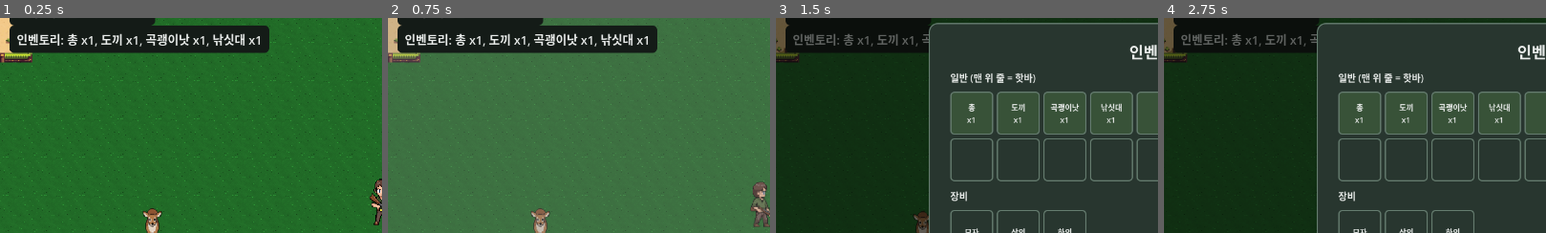
Above: before the commit, frames 1-4 (left to right).
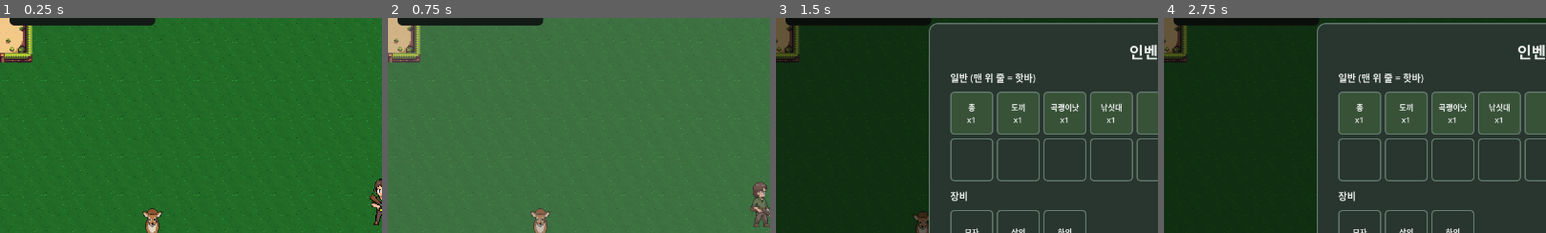
Above: after the commit, the same moments.

Repository: kimtuna/life_game
Game: Godot game, scene res://scenes/world/world.tscn
Two runs of this game, one before a commit and one after it. Both use one fixed random seed, a clock stepped at 60 frames per second and the inputs below. This scene is started directly instead of the project's main scene.
Inputs (mouse positions are % of the whole screen's width and height, from its top left):
- Up to frame 1 (0.25 s): no input
- Up to frame 2 (0.75 s): click "방 표시" at 0.5 s
- Up to frame 3 (1.5 s): tap Enter at 1.25 s; move the mouse to (72, 45) at 1.27 s; hold D from 1.28 s (still down); tap E at 1.35 s; click (72, 45) at 1.42 s
- Up to frame 4 (2.75 s): release D at 2 s; drag from (30, 55) to (45, 70) at 2.02 s
The pictures show only the part of the screen within x 0-50%, y 7-57%; the shares and areas given below are measured in that part.

The runs differ from the first frame. In frame 1, 8.7% of the frame differs, in the area x 2-71%, y 3-17%; in frame 2, 8.7%; in frame 3, 4.3%; in frame 4, 4.3%.

Commit message:
[INBOX #127] 왼쪽 위 HUD 정리 — AmmoPanel은 총을 들었을 때만 표시, InventoryPanel 완전 제거
플레이어가 총을 들 때만 탄약 패널이 보이게 하고, E키 인벤토리 창과 중복되는 상시 인벤토리 요약 패널을 삭제했다.

## 스스로 판단해서 고친 부분
- 없음 — 지시 그대로, 기존 `_select_hotbar()`(손에 든 도구가 바뀌는 모든 경로가 이미 수렴하는 단일 함수)에 가시성 토글 한 줄만 추가해서 별도 신호 연결 없이 해결했다.

## 지시받지 않았지만 추가한 개선
- 없음.

## 어려움 / 에러와 해결
- 없음 — 기존 결정 로그가 이미 정리해둔 QA 부팅 패턴(inbox126_check.gd)과 "헤드리스 대신 실제 렌더러로 스크린샷" 규칙을 그대로 재사용해서 매끄럽게 검증했다.

Diff:
--- /dev/null
+++ b/game/qa/inbox127_check.gd
@@ -0,0 +1,97 @@
+extends Node
+## INBOX #127 확인용 — AmmoPanel이 총을 들었을 때만 보이고 다른 도구/빈손이면
+## 숨겨지는지, InventoryPanel이 완전히 제거됐는지, 남은 HUD 레이아웃이 깨지지
+## 않았는지 스크린샷으로 확인한다. inbox126_check.gd와 같은 부팅 패턴 재사용.
+
+const OUT_DIR := "/tmp/qa127"
+
+
+func _ready() -> void:
+	DirAccess.make_dir_recursive_absolute(OUT_DIR)
+	await get_tree().process_frame
+	await get_tree().process_frame
+	await get_tree().process_frame
+	await _boot_to_world()
+	await get_tree().process_frame
+	await get_tree().process_frame
+	await get_tree().process_frame
+	await _run_checks()
+
+
+func _boot_to_world() -> void:
+	get_tree().current_scene._on_play_pressed()
+	await get_tree().process_frame
+	await get_tree().process_frame
+	get_tree().current_scene._on_slot_pressed(0)
+	await get_tree().process_frame
+	await get_tree().process_frame
+	if get_tree().current_scene.has_method("_on_confirm_pressed"):
+		get_tree().current_scene._on_confirm_pressed()
+		await get_tree().process_frame
+		await get_tree().process_frame
+		await get_tree().process_frame
+	get_tree().current_scene._on_single_player_pressed()
+	await get_tree().process_frame
+	await get_tree().process_frame
+	await get_tree().process_frame
+
+
+func _fail(msg: String) -> void:
+	print("QA_INBOX127_CHECK_FAIL: ", msg)
+	get_tree().quit()
+
+
+func _run_checks() -> void:
+	var world := get_tree().current_scene
+	world.set_physics_process(false)
+	world.set_process(false)
+
+	# 1) InventoryPanel 노드 자체가 완전히 없어졌는지 확인.
+	if world.has_node("UI/HUD/InventoryPanel"):
+		_fail("UI/HUD/InventoryPanel 노드가 아직 남아 있음")
+		return
+
+	# 2) 월드 진입 직후(슬롯0=총이 기본 지급되어 자동 선택됨)에는 AmmoPanel이 보여야 한다.
+	if not world.ammo_panel.visible:
+		_fail("총을 든 시작 상태인데 ammo_panel이 안 보임")
+		return
+	await get_tree().process_frame
+	await RenderingServer.frame_post_draw
+	var img_gun := get_viewport().get_texture().get_image()
+	img_gun.save_png("%s/00_gun_held_ammo_visible.png" % OUT_DIR)
+
+	# 3) 도끼(핫바 2번, index 1)로 바꾸면 AmmoPanel이 숨겨져야 한다.
+	world._select_hotbar(1)
+	await get_tree().process_frame
+	if world.ammo_panel.visible:
+		_fail("도끼를 들었는데 ammo_panel이 계속 보임")
+		return
+	await RenderingServer.frame_post_draw
+	var img_axe := get_viewport().get_texture().get_image()
+	img_axe.save_png("%s/01_axe_held_ammo_hidden.png" % OUT_DIR)
+
+	# 4) 빈 슬롯(index 8, 아무 도구도 없는 핫바 끝칸)을 선택하면 빈손 상태 — 역시 숨겨져야 한다.
+	world._select_hotbar(8)
+	await get_tree().process_frame
+	if world.ammo_panel.visible:
+		_fail("빈손 상태인데 ammo_panel이 계속 보임")
+		return
+	if world._held_tool != "":
+		_fail("index 8 슬롯이 비어있지 않음 — 테스트 가정이 깨짐(held_tool=%s)" % world._held_tool)
+		return
+	await RenderingServer.frame_post_draw
+	var img_empty := get_viewport().get_texture().get_image()
+	img_empty.save_png("%s/02_empty_hand_ammo_hidden.png" % OUT_DIR)
+
+	# 5) 다시 총으로 돌아오면 재표시돼야 한다.
+	world._select_hotbar(0)
+	await get_tree().process_frame
+	if not world.ammo_panel.visible:
+		_fail("다시 총을 들었는데 ammo_panel이 안 보임")
+		return
+	await RenderingServer.frame_post_draw
+	var img_back := get_viewport().get_texture().get_image()
+	img_back.save_png("%s/03_gun_again_ammo_visible.png" % OUT_DIR)
+
+	print("QA_INBOX127_CHECK_PASS")
+	get_tree().quit()
--- a/game/scenes/world/world.gd
+++ b/game/scenes/world/world.gd
@@ -294,8 +294,8 @@
 @onready var remote_players_root: Node2D = $RemotePlayers
 @onready var camera: Camera2D = $Camera2D
 @onready var pause_menu: Control = $UI/PauseMenu
+@onready var ammo_panel: PanelContainer = $UI/HUD/AmmoPanel
 @onready var ammo_label: Label = $UI/HUD/AmmoPanel/AmmoLabel
-@onready var inventory_label: Label = $UI/HUD/InventoryPanel/InventoryLabel
 @onready var time_label: Label = $UI/HUD/TimePanel/TimeLabel
 @onready var net_panel: PanelContainer = $UI/HUD/NetPanel
 @onready var net_label: Label = $UI/HUD/NetPanel/NetLabel
@@ -402,11 +402,9 @@
 	_build_hotbar()
 	_build_crafting_window()
 	_build_storage_window()
-	InventoryData.changed.connect(_update_inventory_label)
 	InventoryData.changed.connect(_refresh_inventory_window)
 	InventoryData.changed.connect(_refresh_hotbar)
 	InventoryData.changed.connect(_revalidate_held_hotbar_slot)
-	_update_inventory_label()
 	_select_hotbar(0)
 	TimeData.phase_changed.connect(_on_time_phase_changed)
 	TimeData.day_changed.connect(_on_time_day_changed)
@@ -1186,6 +1184,8 @@
 	var general_slots := InventoryData.get_general_slots()
 	var slot = general_slots[index] if index < general_slots.size() else null
 	_held_tool = slot["item"] if slot != null and TOOL_ICONS.has(slot["item"]) else ""
+	## 총을 들었을 때만 탄약 패널을 보여준다 (INBOX #127 — 다른 도구/빈손이면 숨김).
+	ammo_panel.visible = _held_tool == "gun"
 	## 핫바를 다시 고르면(숫자키를 새로 누르거나 인벤토리 변경으로 재검증되면) 건축
 	## 배치 모드 취소 상태를 초기화한다(INBOX #119 — "도구를 바꾸면 배치 모드를 취소").
 	_build_placement_cancelled = false
@@ -1653,19 +1653,6 @@
 		_storage_message_label.text = "인벤토리에 공간이 없습니다"
 		_storage_message_label.visible = true
 		_storage_message_timer = 1.5
-
-
-func _update_inventory_label() -> void:
-	var counts := InventoryData.all_counts()
-	if counts.is_empty():
-		inventory_label.text = "인벤토리: (비어 있음)"
-		return
-	var parts: Array[String] = []
-	for item_key in ITEM_LABELS.keys():
-		var count: int = counts.get(item_key, 0)
-		if count > 0:
-			parts.append("%s x%d" % [ITEM_LABELS[item_key], count])
-	inventory_label.text = "인벤토리: " + (", ".join(parts) if not parts.is_empty() else "(비어 있음)")
 
 
 func _on_time_phase_changed(_is_day: bool) -> void:
--- a/game/scenes/world/world.tscn
+++ b/game/scenes/world/world.tscn
@@ -75,6 +75,7 @@
 mouse_filter = 2
 
 [node name="AmmoPanel" type="PanelContainer" parent="UI/HUD"]
+visible = false
 layout_mode = 1
 offset_left = 16.0
 offset_top = 16.0
@@ -86,19 +87,6 @@
 layout_mode = 2
 theme_override_font_sizes/font_size = 20
 text = "탄약: 기본탄"
-
-[node name="InventoryPanel" type="PanelContainer" parent="UI/HUD"]
-layout_mode = 1
-offset_left = 16.0
-offset_top = 62.0
-offset_right = 280.0
-offset_bottom = 100.0
-theme_override_styles/panel = SubResource("StyleBoxFlat_hud_panel")
-
-[node name="InventoryLabel" type="Label" parent="UI/HUD/InventoryPanel"]
-layout_mode = 2
-theme_override_font_sizes/font_size = 20
-text = "인벤토리: (비어 있음)"
 
 [node name="TimePanel" type="PanelContainer" parent="UI/HUD"]
 layout_mode = 1
Not shown, changed: docs/STATUS.md
Not shown, changed: docs/feedback/INBOX.md
